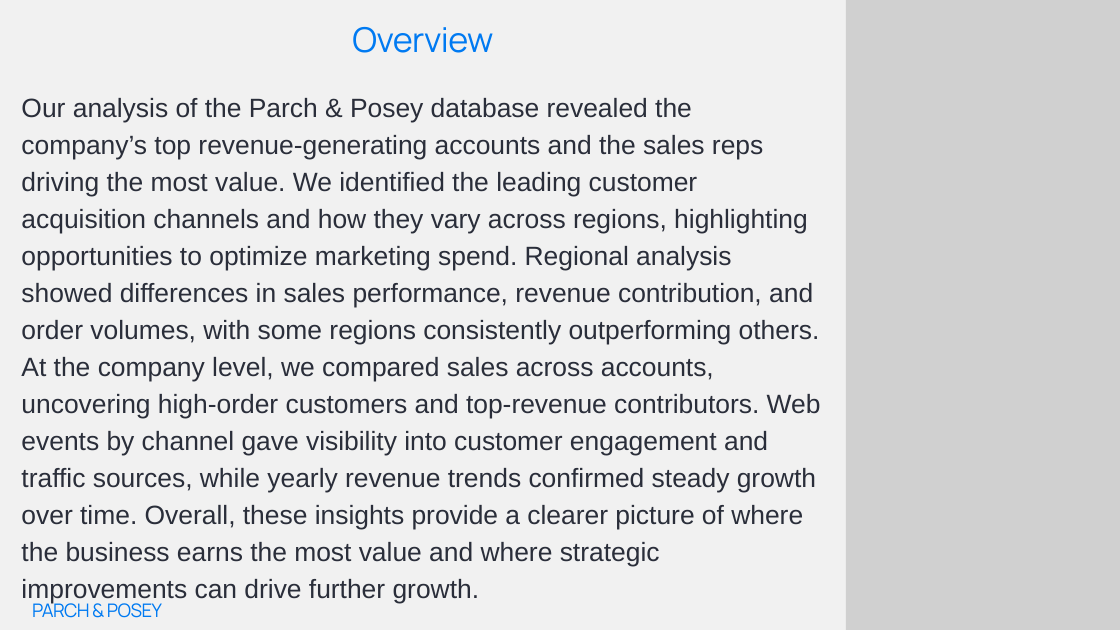
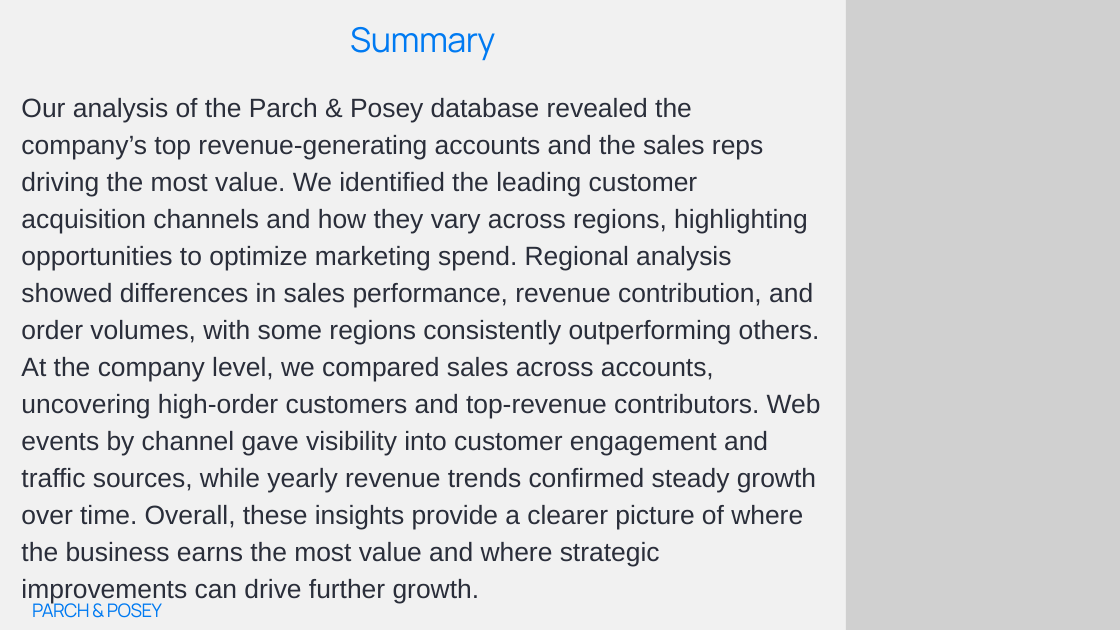
Before and after one commit to DataWithOjo/CDE_Data_Benders_Circle9_Assignment, a slide deck: slide 16 of Presntation ppt/CDE_Data_Bender_Circle9_Presentation.pptx. Drawn at 1120x630 pixels with LibreOffice and Linux fonts; fonts in the diff are those of the drawing; grey boxes stand for pictures. Boxes give left, top, right and bottom in pixels: in the first picture for what was removed or moved away, otherwise in the second. Text is boxed around its words. In the diff, an @@ line names an element or a change of style, - is before the commit and + after.

Commit message:
Modified the ppt

```diff
--- a/Presntation ppt/CDE_Data_Bender_Circle9_Presentation.pptx
+++ b/Presntation ppt/CDE_Data_Bender_Circle9_Presentation.pptx
@@ text at box(350, 27, 495, 61): text changed @@
-Overview
+Summary
```
Also in this commit, not shown: 2 other files.
